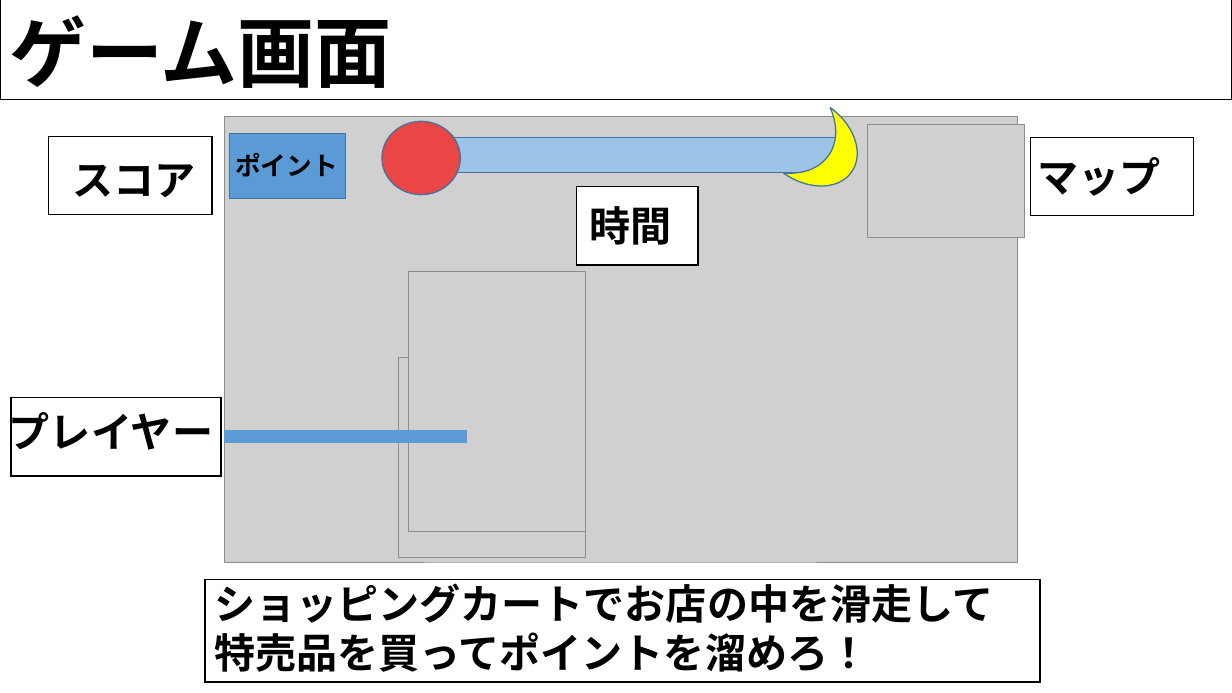
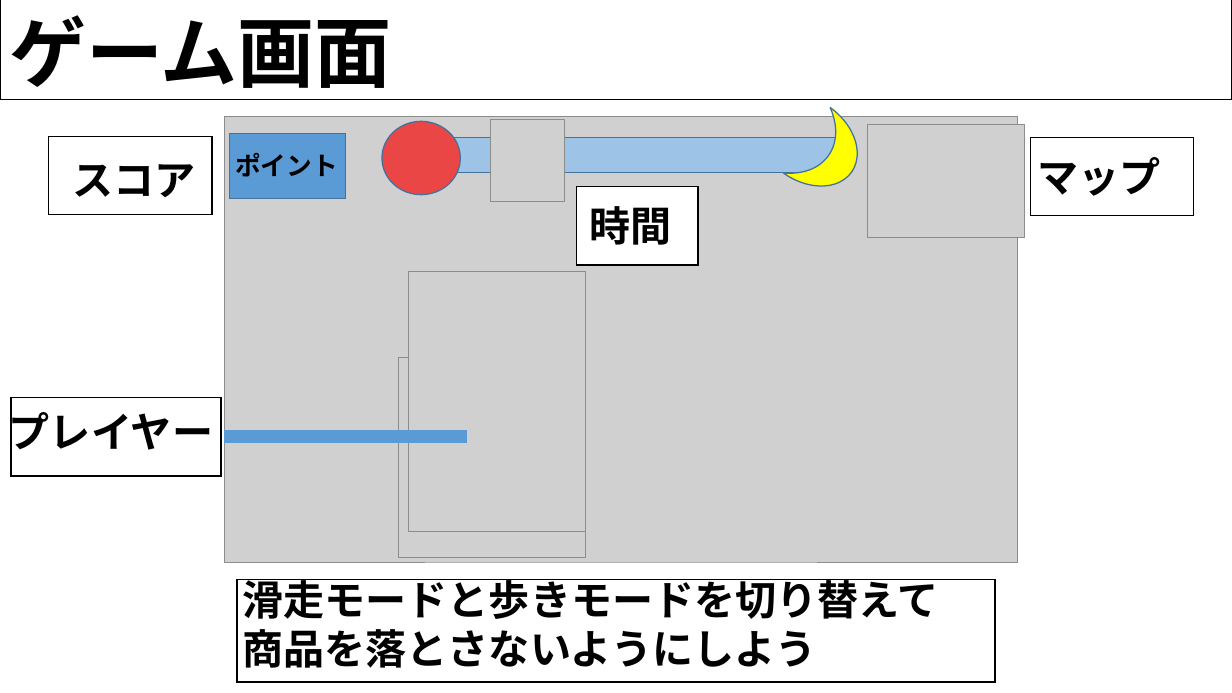
Before and after one commit to H29LatterPeriodTeam07/team07, a slide deck: slide 3 of 後期企画書/ショッピングカート.pptx. Drawn at 1232x693 pixels with LibreOffice and Linux fonts; fonts in the diff are those of the drawing; grey boxes stand for pictures; background and template pictures are left out. Boxes give left, top, right and bottom in pixels: in the first picture for what was removed or moved away, otherwise in the second. Text is boxed around its words. In the diff, an @@ line names an element or a change of style, - is before the commit and + after.

Commit message:
イベントの仕様書制作

```diff
--- a/後期企画書/ショッピングカート.pptx
+++ b/後期企画書/ショッピングカート.pptx
@@ picture added at box(491, 119, 565, 201) @@
@@ rectangle: place and size @@
-rectangle at box(205, 579, 1041, 682)
+rectangle at box(237, 579, 994, 682)
@@ text at box(243, 579, 939, 668): text changed @@
-ショッピングカートでお店の中を滑走して
-特売品を買ってポイントを溜めろ！
+滑走モードと歩きモードを切り替えて
+商品を落とさないようにしよう
```
Also in this commit, not shown: 7 other slides changed, 4 other files.
